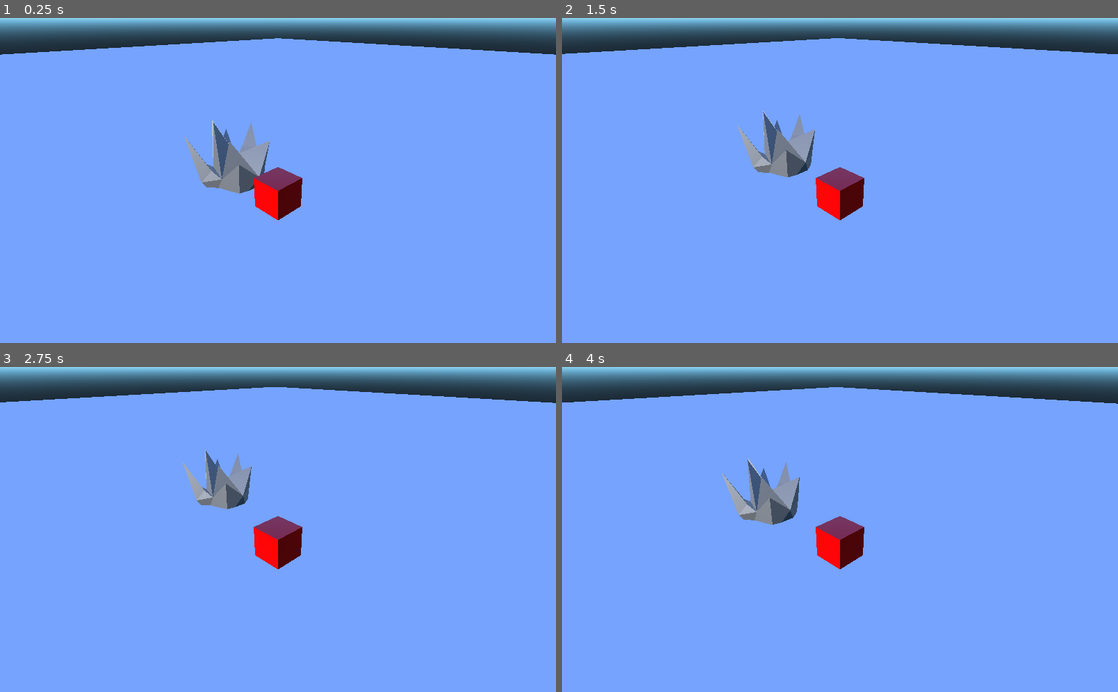
Above: before the commit, frames 1-4 (two rows, left to right).
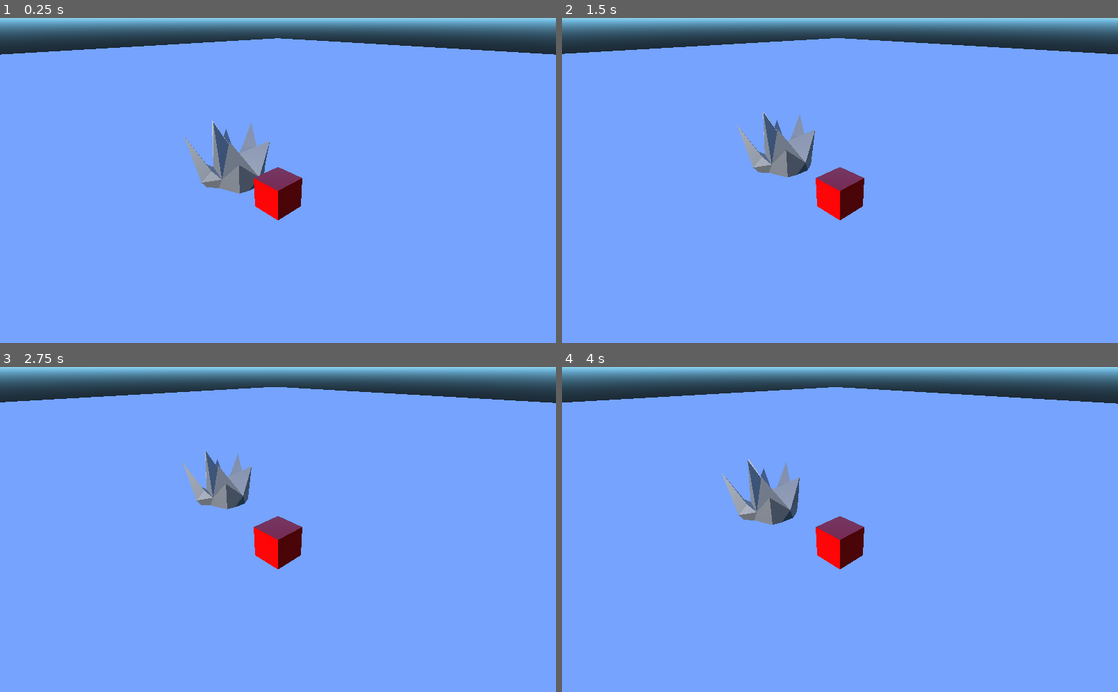
Above: after the commit, the same moments.

Repository: GameDrivenDesign/TurnSides
Game: Godot game, scene res://Game.tscn
Same seed, same stepped clock (60 frames per second), same inputs: the game is played once before the commit and once after it.
Inputs:
- Up to frame 1 (0.25 s): no input
- Up to frame 2 (1.5 s): tap Enter (ui_accept) at 0.5, 1.35 s; hold Right (ui_right) 0.53-1.28 s; hold Enter (ui_accept) 0.53-1.28 s; hold Down (ui_down) from 1.28 s (still down)
- Up to frame 3 (2.75 s): tap Enter (ui_accept) at 1.52, 1.82 s; release Down (ui_down) at 2.03 s; hold Right (ui_right) from 2.03 s (still down); hold Enter (ui_accept) from 2.03 s (still down)
- Up to frame 4 (4 s): release Right (ui_right) at 2.78 s; release Enter (ui_accept) at 2.78 s; hold Up (ui_up) 2.78-3.53 s; tap Enter (ui_accept) at 2.85, 3.02, 3.32 s; hold Left (ui_left) from 3.53 s (still down); hold Enter (ui_accept) from 3.53 s (still down)

The runs differ from the first frame. In frame 1, less than 0.1% of the frame differs, in the area x 0-87%, y 6-54%; in frame 2, less than 0.1%; in frame 3, less than 0.1%; in frame 4, less than 0.1%.

Commit message:
added player hp, player elemental switch

Diff:
--- a/Game.tscn
+++ b/Game.tscn
@@ -1,29 +1,16 @@
-[gd_scene load_steps=5 format=2]
+[gd_scene load_steps=4 format=2]
 
 [ext_resource path="res://Game.gd" type="Script" id=1]
 [ext_resource path="res://Player.tscn" type="PackedScene" id=2]
-[ext_resource path="res://Player.gd" type="Script" id=3]
-[ext_resource path="res://Ground.tscn" type="PackedScene" id=4]
+[ext_resource path="res://Ground.tscn" type="PackedScene" id=3]
 
 [node name="Game" type="Spatial" index="0"]
 
 script = ExtResource( 1 )
 
-[node name="Player" type="KinematicBody" parent="." index="0" instance=ExtResource( 2 )]
+[node name="Player" parent="." index="0" instance=ExtResource( 2 )]
 
 transform = Transform( 1, 0, 0, 0, 1, 0, 0, 0, 1, 0, 0.5, 0 )
-input_ray_pickable = true
-input_capture_on_drag = false
-collision_layer = 1
-collision_mask = 1
-axis_lock_linear_x = false
-axis_lock_linear_y = false
-axis_lock_linear_z = false
-axis_lock_angular_x = false
-axis_lock_angular_y = false
-axis_lock_angular_z = false
-collision/safe_margin = 0.001
-script = ExtResource( 3 )
 _sections_unfolded = [ "Transform" ]
 
 [node name="Camera" type="Camera" parent="Player" index="2"]
@@ -43,17 +30,9 @@
 far = 100.0
 _sections_unfolded = [ "Transform" ]
 
-[node name="Ground" type="StaticBody" parent="." index="1" instance=ExtResource( 4 )]
+[node name="Ground" parent="." index="1" instance=ExtResource( 3 )]
 
-transform = Transform( 1, 0, 0, 0, 1, 0, 0, 0, 1, 0.00439453, -0.00378418, -0.0065918 )
-input_ray_pickable = true
-input_capture_on_drag = false
-collision_layer = 1
-collision_mask = 1
-friction = 1.0
-bounce = 0.0
-constant_linear_velocity = Vector3( 0, 0, 0 )
-constant_angular_velocity = Vector3( 0, 0, 0 )
+transform = Transform( 1, 0, 0, 0, 1, 0, 0, 0, 1, -0.099594, 0.00496459, 0.03301 )
 _sections_unfolded = [ "Transform" ]
 
 [node name="DirectionalLight" type="DirectionalLight" parent="." index="2"]
--- a/Player.gd
+++ b/Player.gd
@@ -4,11 +4,19 @@
 # var a = 2
 # var b = "textvar"
 var speed = 100
+const elemental_enum = ["water", "fire"]
+var current_element
+var hp
+var elemental_souls_counter = [0, 0]
+const switch_costs_souls = 5 #change for editing the soul costs when switching
 
 func _ready():
 	# Called every time the node is added to the scene.
 	# Initialization here
 	set_process(true)
+	hp = 500 #initial HP from the player, can be changed later
+	elemental_souls_counter[0] = 0
+	elemental_souls_counter[1] = 1
 
 func _process(delta):
 #	# Called every frame. Delta is time since last frame.
@@ -16,4 +24,14 @@
 	var input = Vector3(0,0,0)
 	input.x = int(Input.is_action_pressed("ui_right")) - int(Input.is_action_pressed("ui_left"))
 	input.z = int(Input.is_action_pressed("ui_down")) - int(Input.is_action_pressed("ui_up"))
-	move_and_slide(input.normalized()*speed*delta, Vector3(0,1,0))
+	move_and_slide(input.normalized() * speed * delta, Vector3(0,1,0))
+
+	#handles the elemental-group-changig !INCOMPELE!
+	if Input.is_action_pressed("ui_accept"):
+		#check if the player has enough souls
+		if current_element == elemental_enum[0] and elemental_souls_counter[1] >= switch_costs_souls:
+			current_element = elemental_enum[1]
+		elif elemental_souls_counter[0] >= switch_costs_souls:
+			current_element = elemental_enum[0]
+		#else:
+			#TODO add message to the player that indicates that he has not enough souls to switch
--- a/WaterElemental.tscn
+++ b/WaterElemental.tscn
@@ -28,6 +28,6 @@
 shape = SubResource( 1 )
 disabled = false
 
-[node name="Mesh" type="Spatial" parent="." index="1" instance=ExtResource( 2 )]
+[node name="Mesh" parent="." index="1" instance=ExtResource( 2 )]
 
 _sections_unfolded = [ "Transform" ]
Not shown, changed: assets/fire_elemental.dae.import
Not shown, changed: assets/water_elemental.dae.import
